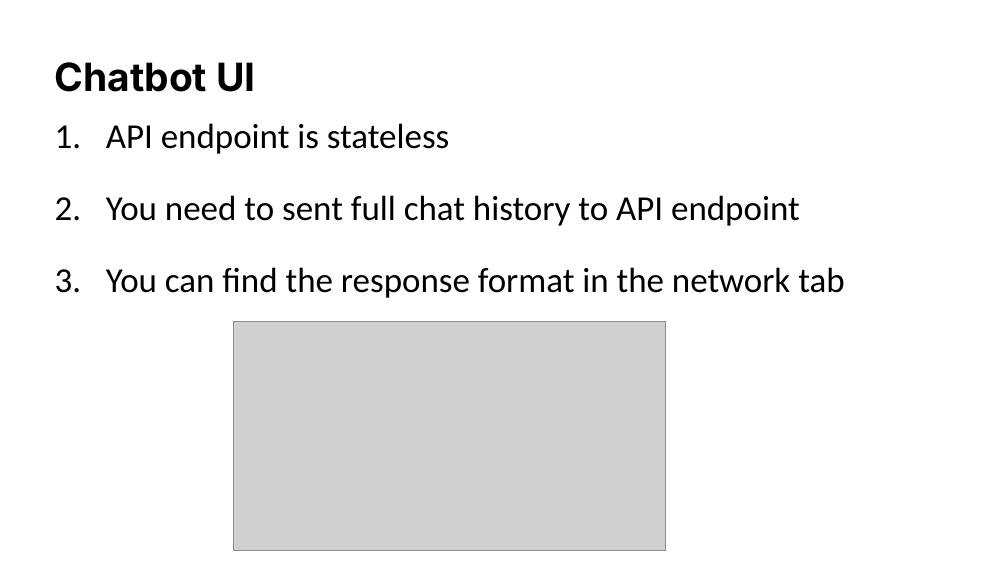
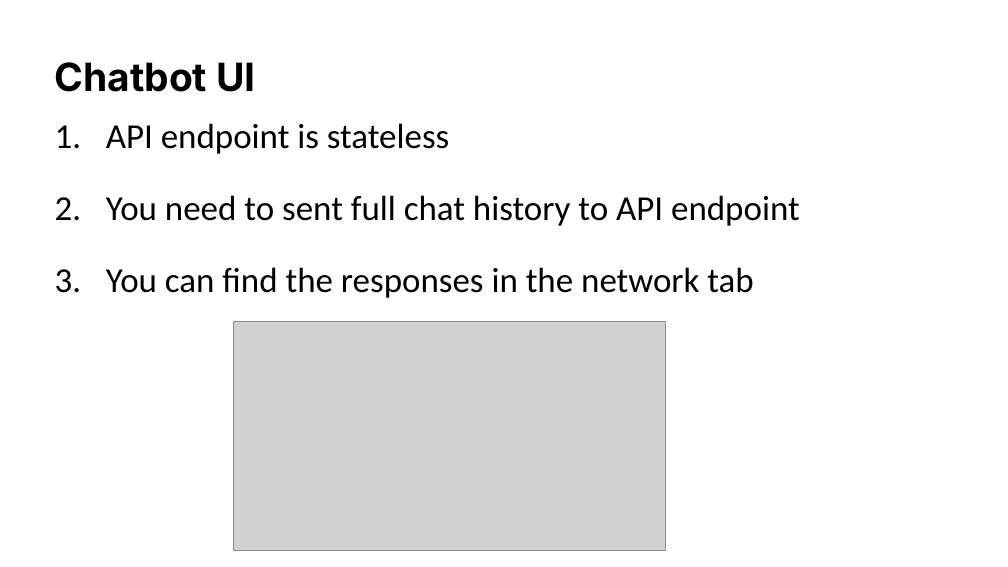
Before and after one commit to enoch-sit/proj01_chatbot_edu, a slide deck: slide 4 of week08/AI Agent Design III LangSmith-and-Evaluation-Frameworks.pptx. Drawn at 1008x567 pixels with LibreOffice and Linux fonts; fonts in the diff are those of the drawing; grey boxes stand for pictures. Boxes give left, top, right and bottom in pixels: in the first picture for what was removed or moved away, otherwise in the second. Text is boxed around its words. In the diff, an @@ line names an element or a change of style, - is before the commit and + after.

```diff
--- a/week08/AI Agent Design III LangSmith-and-Evaluation-Frameworks.pptx
+++ b/week08/AI Agent Design III LangSmith-and-Evaluation-Frameworks.pptx
@@ text at bbox=[106, 267, 753, 298]: text changed @@
-3. You can find the response format in the network tab
+3. You can find the responses in the network tab
```
Also in this commit, not shown: 9 other slides changed, 1 slide added, 14 slides removed, 28 other files.
